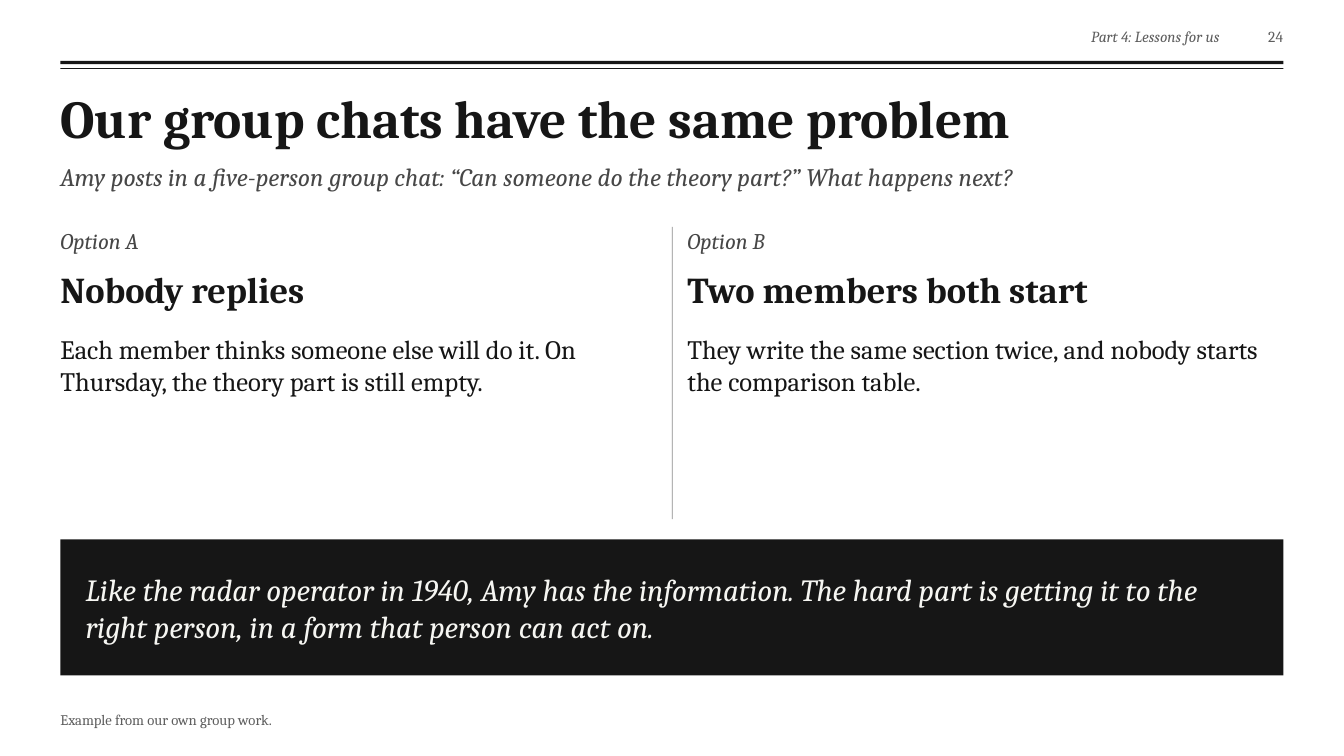
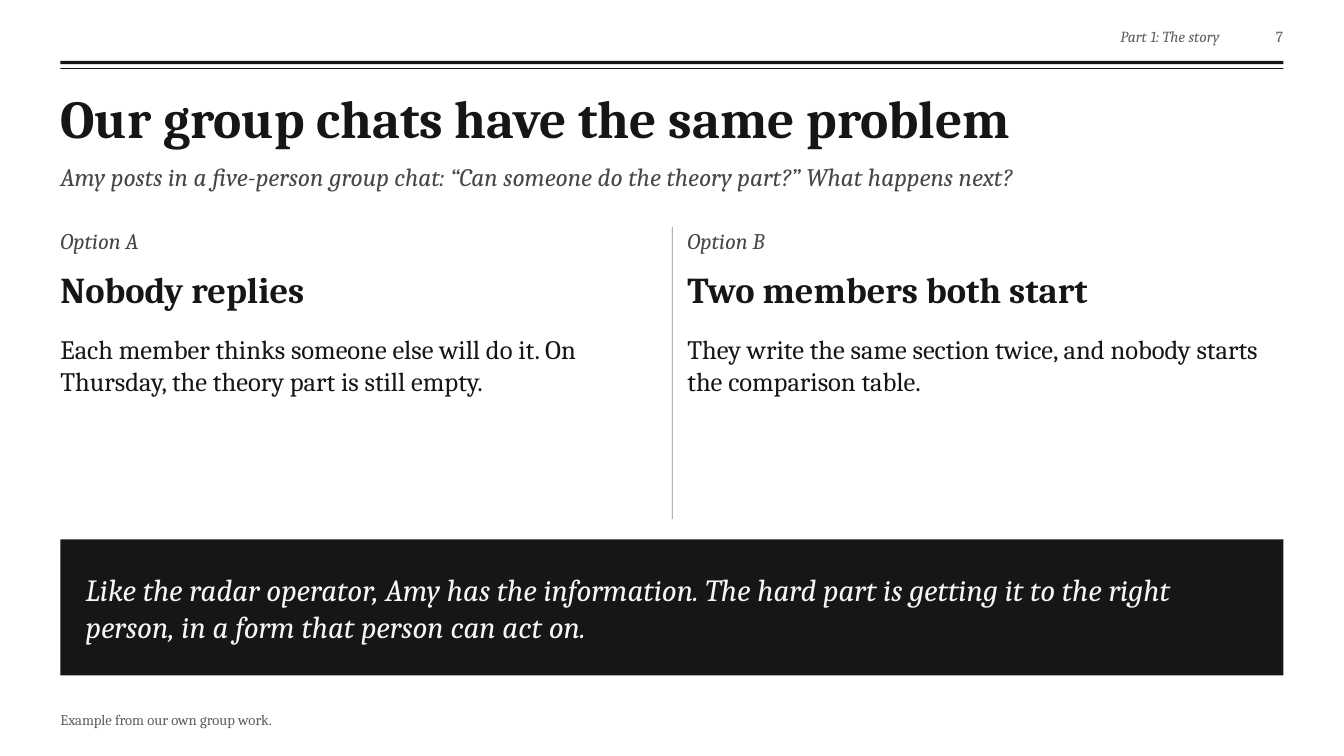
Before and after one commit to fengyiqicoder/fumadocs, a slide deck: slide 7 of dowding-presentation/Dowding_Effective_Communication.pptx (slide 24 before the commit). Drawn at 1344x756 pixels with LibreOffice and Linux fonts; fonts in the diff are those of the drawing; background and template pictures are left out. Boxes give left, top, right and bottom in pixels: in the first picture for what was removed or moved away, otherwise in the second. Text is boxed around its words. In the diff, an @@ line names an element or a change of style, - is before the commit and + after.

```diff
--- a/dowding-presentation/Dowding_Effective_Communication.pptx
+++ b/dowding-presentation/Dowding_Effective_Communication.pptx
@@ text at <box>1120,31,1220,46</box>: text changed @@
-Part 4: Lessons for us
+Part 1: The story
@@ page number at <box>1276,31,1283,42</box>: text changed @@
-24
+7
@@ text at <box>86,579,1170,645</box>: text changed @@
-Like the radar operator in 1940, Amy has the information. The hard part is getting it to the right person, in a form that person can act on.
+Like the radar operator, Amy has the information. The hard part is getting it to the right person, in a form that person can act on.
```
Also in this commit, not shown: 21 other slides changed, 2 slides added, 4 slides removed, 2 other files.
